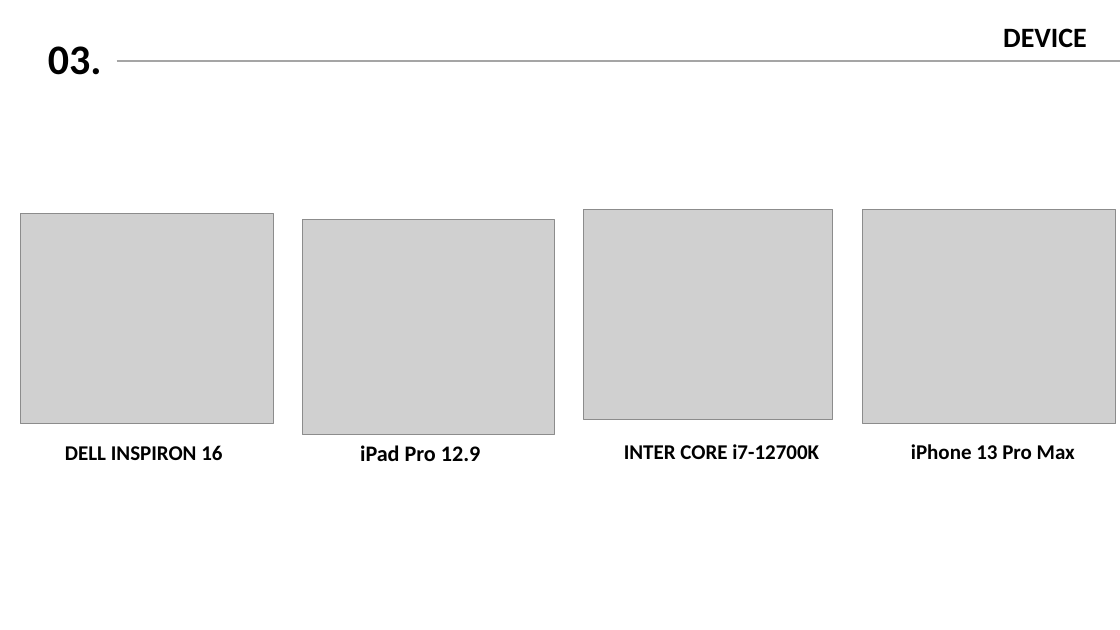
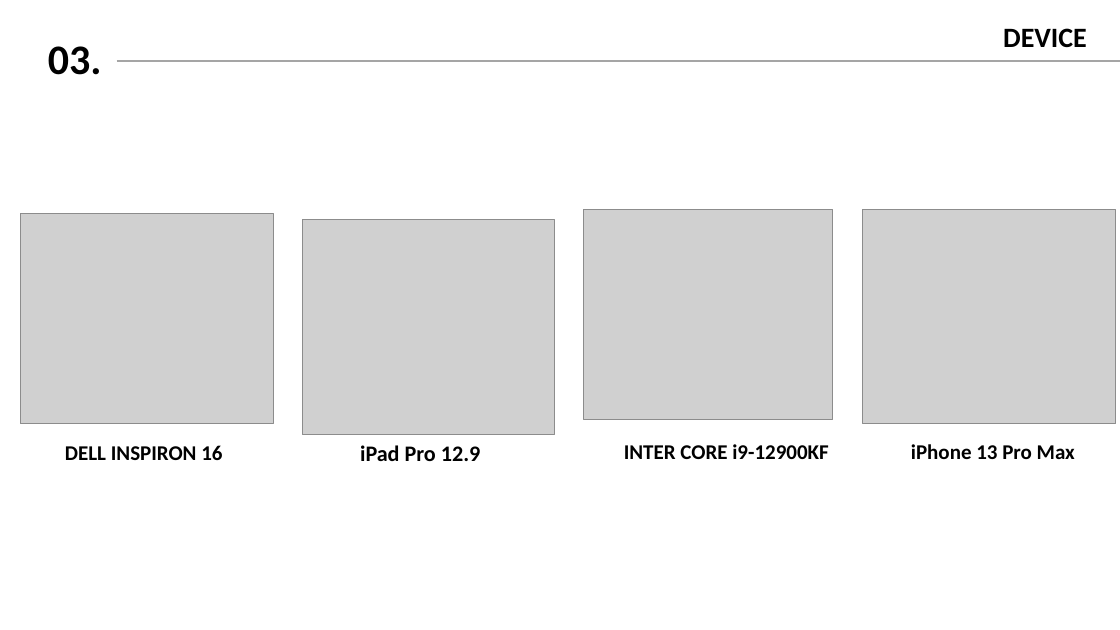
Before and after one commit to ingunbi/20220829-30, a slide deck: slide 3 of 자기소개/자기소개_유승지.pptx. Drawn at 1120x630 pixels with LibreOffice and Linux fonts; fonts in the diff are those of the drawing; grey boxes stand for pictures. Boxes give left, top, right and bottom in pixels: in the first picture for what was removed or moved away, otherwise in the second. Text is boxed around its words. In the diff, an @@ line names an element or a change of style, - is before the commit and + after.

```diff
--- a/자기소개/자기소개_유승지.pptx
+++ b/자기소개/자기소개_유승지.pptx
@@ text at <box>624,444,828,459</box>: text changed @@
-INTER CORE i7-12700K
+INTER CORE i9-12900KF
```
Also in this commit, not shown: 3 other slides changed.
